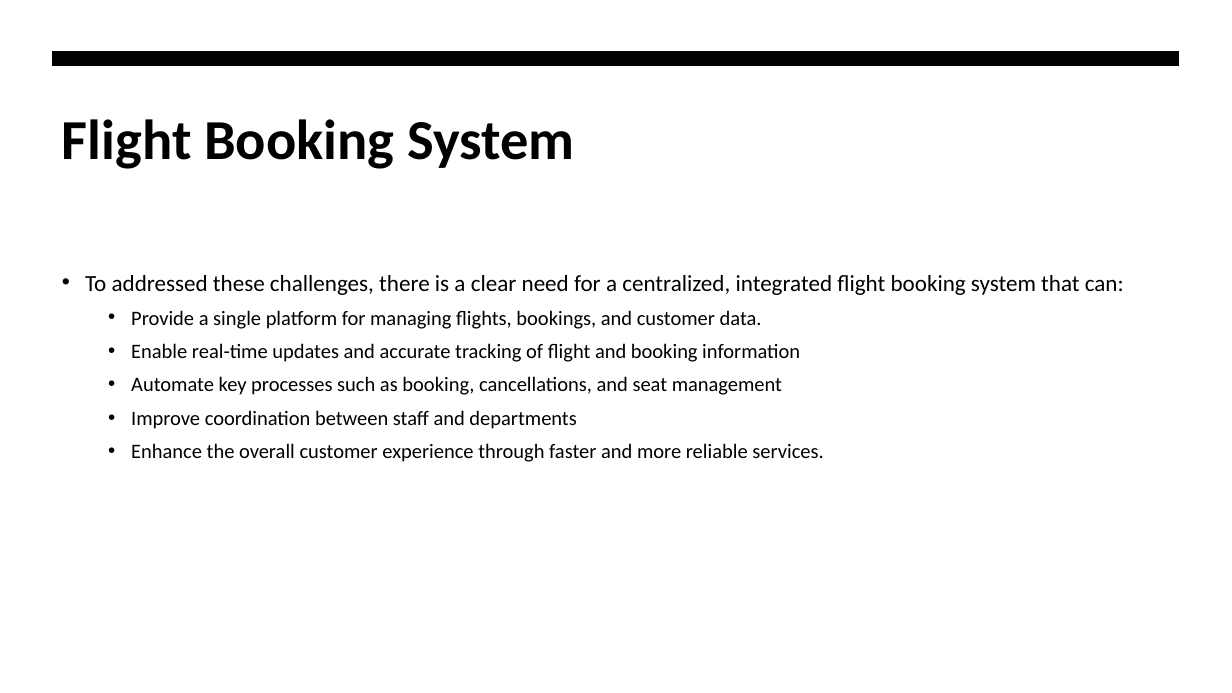
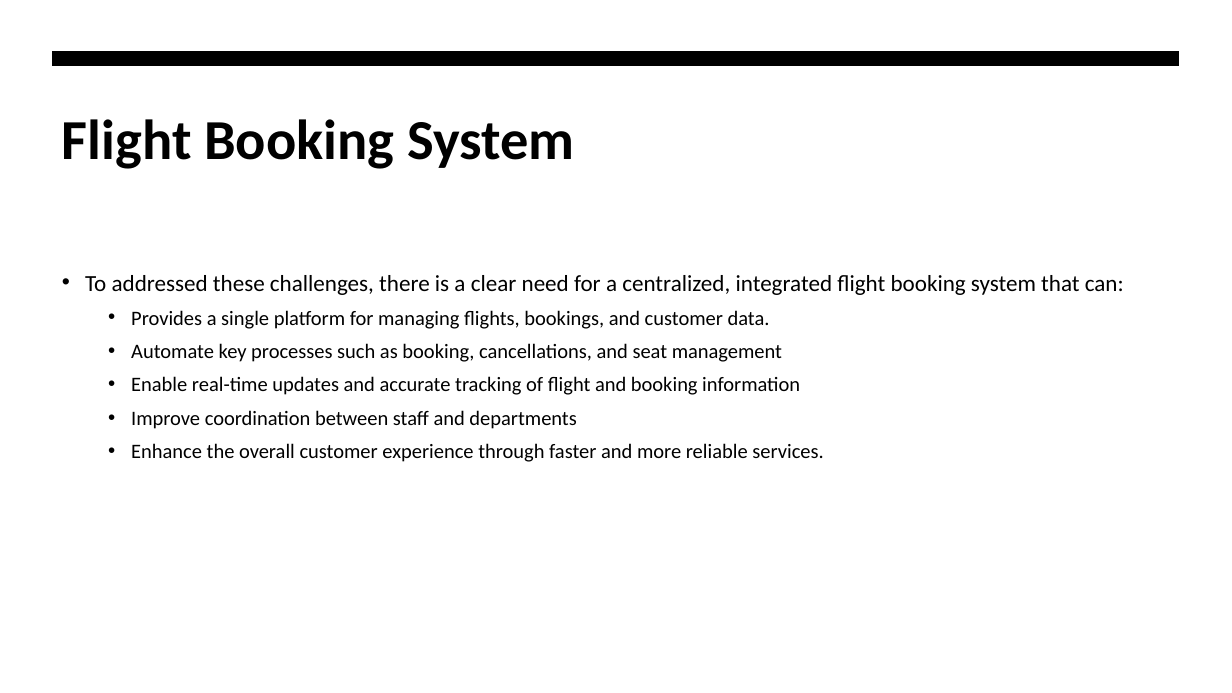
Before and after one commit to Ianieee36/ENSE706_Project, a slide deck: slide 5 of FBS_Presentation.pptx (slide 4 before the commit). Drawn at 1232x693 pixels with LibreOffice and Linux fonts; fonts in the diff are those of the drawing. Boxes give left, top, right and bottom in pixels: in the first picture for what was removed or moved away, otherwise in the second. Text is boxed around its words. In the diff, an @@ line names an element or a change of style, - is before the commit and + after.

Commit message:
Update: Presentation
Upload updated version of my presentation.

```diff
--- a/FBS_Presentation.pptx
+++ b/FBS_Presentation.pptx
@@ text at (131, 310, 782, 362): text changed @@
-  • Provide a single platform for managing flights, bookings, and customer data.
+  • Provides a single platform for managing flights, bookings, and customer data.
+  • Automate key processes such as booking, cancellations, and seat management
@@ text at (131, 376, 782, 395): paragraph removed @@
-  • Automate key processes such as booking, cancellations, and seat management
```
Also in this commit, not shown: 3 other slides changed, 5 slides added, 3 slides removed, 1 other file.
